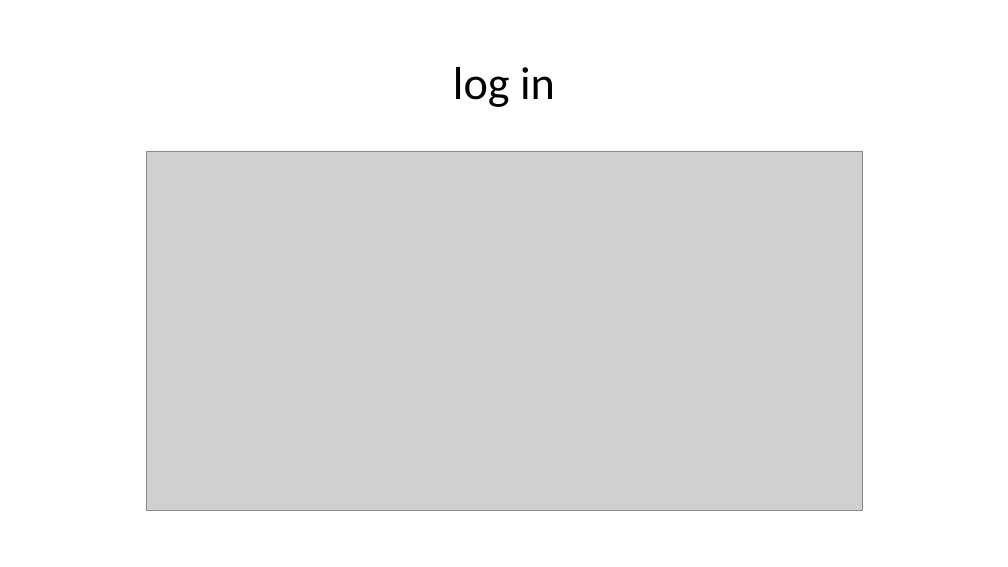
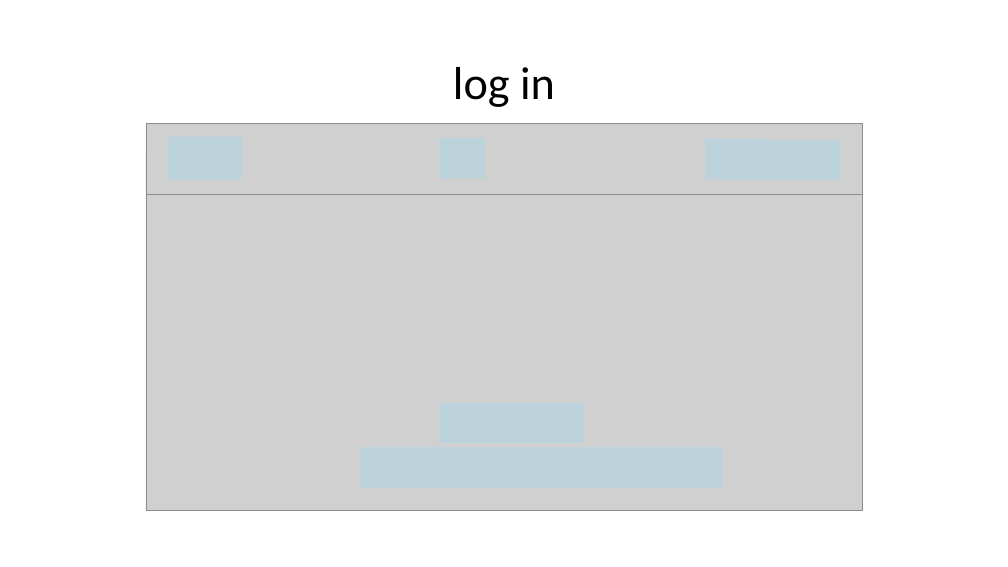
Before and after one commit to BatelBB/Workshop-on-Software-Engineering-Project, a slide deck: slide 2 of Docs/Version 1/wireframe/wireframe-presentation.pptx. Drawn at 1008x567 pixels with LibreOffice and Linux fonts; fonts in the diff are those of the drawing; grey boxes stand for pictures. Boxes give left, top, right and bottom in pixels: in the first picture for what was removed or moved away, otherwise in the second. Text is boxed around its words. In the diff, an @@ line names an element or a change of style, - is before the commit and + after.

```diff
--- a/Docs/Version 1/wireframe/wireframe-presentation.pptx
+++ b/Docs/Version 1/wireframe/wireframe-presentation.pptx
@@ picture added at <box>146,123,862,194</box> @@
@@ rectangle added at <box>167,137,242,181</box>, fill #85DFFF at 25% opacity @@
@@ rectangle added at <box>439,138,485,178</box>, fill #85DFFF at 25% opacity @@
@@ rectangle added at <box>706,138,761,179</box>, fill #85DFFF at 25% opacity @@
@@ rectangle added at <box>761,140,841,181</box>, fill #85DFFF at 25% opacity @@
@@ rectangle added at <box>439,403,585,444</box>, fill #85DFFF at 25% opacity @@
@@ rectangle added at <box>359,448,722,488</box>, fill #85DFFF at 25% opacity @@
```
Also in this commit, not shown: 13 other slides changed.
